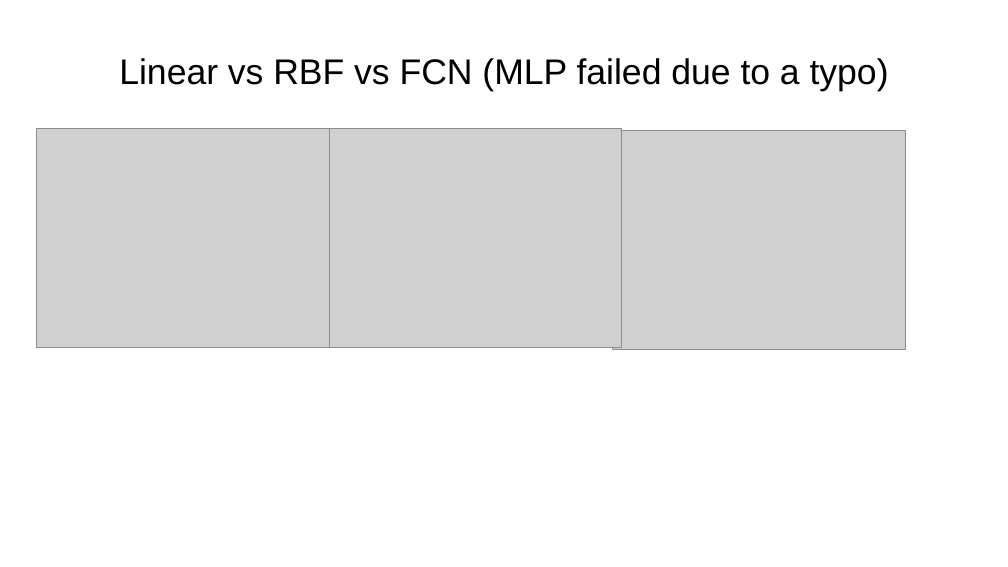
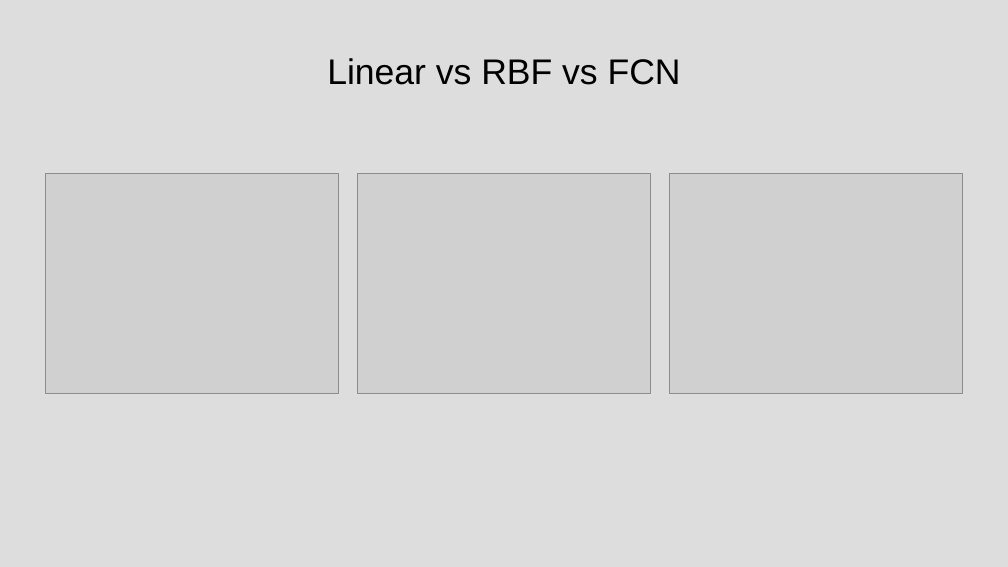
Before and after one commit to sgillen/seagul, a slide deck: slide 10 of seagul/rllib/rllib_with_rbf/Temporary_Results.pptx (slide 6 before the commit). Drawn at 1008x567 pixels with LibreOffice and Linux fonts; fonts in the diff are those of the drawing; grey boxes stand for pictures. Boxes give left, top, right and bottom in pixels: in the first picture for what was removed or moved away, otherwise in the second. Text is boxed around its words. In the diff, an @@ line names an element or a change of style, - is before the commit and + after.

```diff
--- a/seagul/rllib/rllib_with_rbf/Temporary_Results.pptx
+++ b/seagul/rllib/rllib_with_rbf/Temporary_Results.pptx
@@ background #FFFFFF to #BFBFBF at 53% opacity @@
@@ title at <box>327,58,681,85</box>: text changed @@
-Linear vs RBF vs FCN (MLP failed due to a typo)
+Linear vs RBF vs FCN
@@ picture: place and size @@
-picture at <box>37,128,329,348</box>
+picture at <box>46,174,338,393</box>
@@ picture: place and size @@
-picture at <box>329,128,622,348</box>
+picture at <box>358,174,650,393</box>
@@ picture: place and size @@
-picture at <box>613,131,906,350</box>
+picture at <box>670,174,962,393</box>
```
Also in this commit, not shown: 17 other slides changed, 7 slides added, 1 slide removed.
